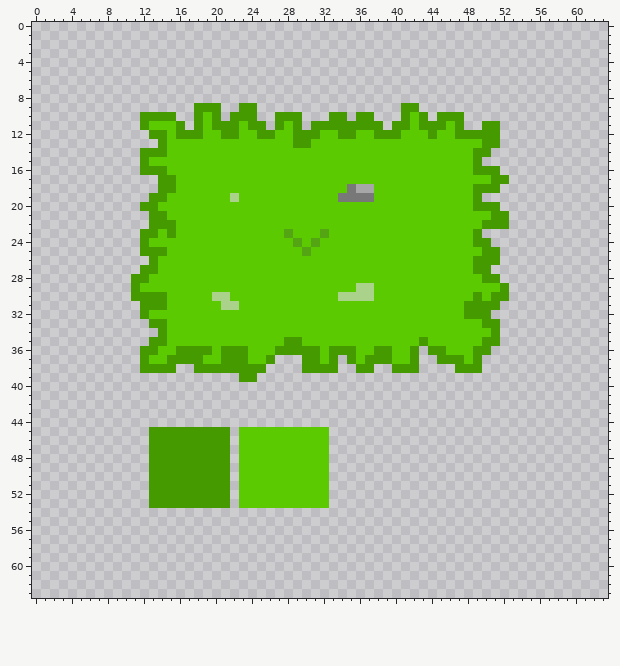
A pixel-art sprite gets an edit: Assets/Sprite_Slice/Tile_Maps/Grass_Terrain.png. Above is the file before it was changed.
The file is 256x256 pixels, drawn in blocks of 4x4; one block is one cell here.
Now the later version:
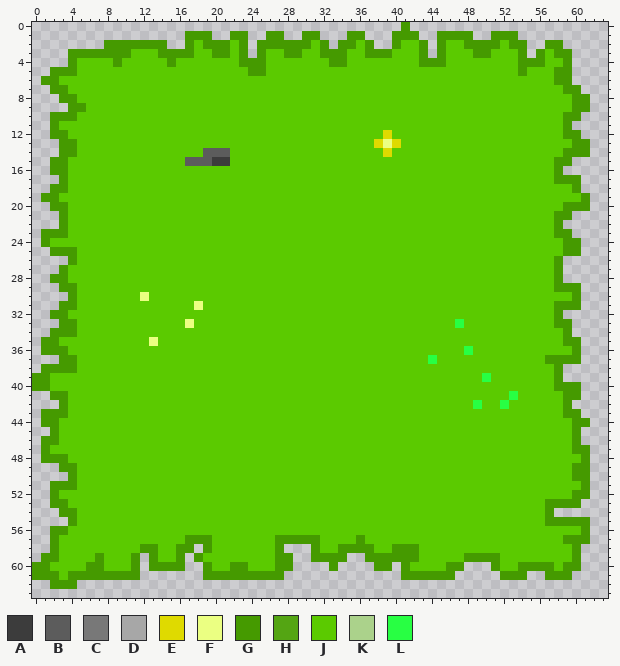
Palette (. is transparent): A #3c3c3c  B #5c5c5c  C #787878  D #a7a7a7  E #dfda00  F #ebff82  G #459a00  H #54a513  J #5bca00  K #abd28b  L #28ff43
Diff:
Changed rows in their new state; - is an unchanged pixel.
first column x 0:
 0 -----------------------------------------G--------------------
 1 -----------------GGG--GG--GG--GG---GG---GGG--GGGG--GGG--------
 2 --------GGGGGGG--GJGGGJG-GGGGGGJG-GGJG--GJJG-GJJGGGGJGG--GG---
 3 ----GGGGGGGJJJGGGGJJGGJG-GJJGGJJGGGJJGGGJJJG-GJJJGGJJJG-GJGG--
 4 ----GJJJJGJJJJJGJJJJJJJGGGJJJJJJJGGJJJJJJJJGGGJJJJJJJJGGGJJG--
 5 --GGGJJJJJJJJJJJJJJJJJJJGGJJJJJJJJJJJJJJJJJJJJJJJJJJJJGJJJGG--
 6 -GGJJJJJJJJJJJJJJJJJJJJJJJJJJJJJJJJJJJJJJJJJJJJJJJJJJJJJJJGG--
 7 --GGJJJJJJJJJJJJJJJJJJJJJJJJJJJJJJJJJJJJJJJJJJJJJJJJJJJJJJJGG-
 8 ---GGJJJJJJJJJJJJJJJJJJJJJJJJJJJJJJJJJJJJJJJJJJJJJJJJJJJJJJJGG
 9 ----GGJJJJJJJJJJJJJJJJJJJJJJJJJJJJJJJJJJJJJJJJJJJJJJJJJJJJJJGG
10 --GGGJJJJJJJJJJJJJJ-JJJJJJJJJJJJJJJJJJJJJJ-JJJJJJJJJJJJJJJJGG-
11 --GJJJJJJJJJJ---JJJ-JJJ-JJJJ-JJJJJJJJJJJJJ-JJJ-JJJJJJJJJJJJG--
12 --GGJJJJJJJJJJJ-JJJ--JJ--JJ--JJJ--JJ--JEJ---J--JJJJJJJJJJJJGG-
13 ---GGJJJJJJJJJJ--------------JJ-------EFE---------JJJJJJJJJJGG
14 ---GGJJJJJJJJJJ----BBB-----------------E---------JJJJJJJJJJGGG
15 --GGJJJJJJJJJ----BBBAA---------------------------JJJJJJJJJGG--
16 --GGJJJJJJJJJJJ----------------------------------JJJJJJJJJG---
17 ---GJJJJJJJJJJJJ-----------------------------------JJJJJJJGGG-
18 --GGJJJJJJJJJJJJ-------------------JJJ-----------JJJJJJJJJJJG-
19 -GGJJJJJJJJJJJJ-------J-----------JJJJ-----------JJJJJJJJJJJJG
20 --GGJJJJJJJJJJ-----------------------------------JJJJJJJJJJGGG
21 ---GJJJJJJJJJJJ------------------------------------JJJJJJJGG--
22 ---GJJJJJJJJJJJJ----------------------------------JJJJJJJJG---
23 -GGGJJJJJJJJJJ-J------------J---J----------------JJJJJJJJJGG--
24 -GJJJJJJJJJJJ----------------J-J-----------------JJJJJJJJJJGG-
25 --GGGJJJJJJJJJJ---------------J-------------------JJJJJJJJJGG-
26 ----GJJJJJJJJJ-----------------------------------JJJJJJJJJG---
27 ---GJJJJJJJJJJ-----------------------------------JJJJJJJJJG---
28 --GGJJJJJJJJJ-------------------------------------JJJJJJJJG---
29 ---GGJJJJJJJ------------------------JJ--------------JJJJJJGGG-
30 ----GJJJJJJJFJJ-----JJ------------JJJJ-----------J-JJJJJJJJJG-
31 ---GGJJJJJJJJJJ---F--JJ-------------------------JJJJJJJJJJGGG-
32 --GGJJJJJJJJJ-----------------------------------JJJJJJJJJJG---
33 ---GGJJJJJJJJJJ--F-----------------------------L--JJJJJJJJGG--
34 --GGGJJJJJJJJJJ------------------------------------JJJJJJJJG--
35 -GGJJJJJJJJJJFJ-------------JJ-------------J------JJJJJJJJJGG-
36 -GGGJJJJJJJJJJ--JJJJ-JJJ---JJJJJ-JJJ--JJ--JJJJ--LJJJJJJJJJJJG-
37 ---GGJJJJJJJJ--JJJJ--JJJ--JJJJJJ-JJJ-JJJ--JJLJJJ-JJJJJJJJGGGG-
38 -GGGGJJJJJJJJJJJJJJJJJJJJJJJJJJJJJJJJJJJJJJJJJJJJJJJJJJJJJG---
39 GGJJJJJJJJJJJJJJJJJJJJJJJJJJJJJJJJJJJJJJJJJJJJJJJJLJJJJJJJG---
40 GGJJJJJJJJJJJJJJJJJJJJJJJJJJJJJJJJJJJJJJJJJJJJJJJJJJJJJJJJGGG-
41 --GGJJJJJJJJJJJJJJJJJJJJJJJJJJJJJJJJJJJJJJJJJJJJJJJJJLJJJJJGG-
42 ---GJJJJJJJJJJJJJJJJJJJJJJJJJJJJJJJJJJJJJJJJJJJJJLJJLJJJJJJG--
43 -GGGJJJJJJJJJJJJJJJJJJJJJJJJJJJJJJJJJJJJJJJJJJJJJJJJJJJJJJJGG-
44 -GGJJJJJJJJJJJJJJJJJJJJJJJJJJJJJJJJJJJJJJJJJJJJJJJJJJJJJJJJJGG
45 --GJJJJJJJJJJJJJJJJJJJJ----------JJJJJJJJJJJJJJJJJJJJJJJJJJJG-
46 -GGJJJJJJJJJJJJJJJJJJJJ----------JJJJJJJJJJJJJJJJJJJJJJJJJJJG-
47 -GJJJJJJJJJJJJJJJJJJJJJ----------JJJJJJJJJJJJJJJJJJJJJJJJJJJGG
48 -GGGJJJJJJJJJJJJJJJJJJJ----------JJJJJJJJJJJJJJJJJJJJJJJJJJJJG
49 ---GGJJJJJJJJJJJJJJJJJJ----------JJJJJJJJJJJJJJJJJJJJJJJJJJJGG
50 ----GJJJJJJJJJJJJJJJJJJ----------JJJJJJJJJJJJJJJJJJJJJJJJJJJGG
51 --GGGJJJJJJJJJJJJJJJJJJ----------JJJJJJJJJJJJJJJJJJJJJJJJJJJJG
52 --GJJJJJJJJJJJJJJJJJJJJ----------JJJJJJJJJJJJJJJJJJJJJJJJJJJGG
53 --GGJJJJJJJJJJJJJJJJJJJ----------JJJJJJJJJJJJJJJJJJJJJJJJGGGG-
54 ---GGJJJJJJJJJJJJJJJJJJJJJJJJJJJJJJJJJJJJJJJJJJJJJJJJJJJJG----
55 ----GJJJJJJJJJJJJJJJJJJJJJJJJJJJJJJJJJJJJJJJJJJJJJJJJJJJJGGGGG
56 --GGJJJJJJJJJJJJJJJJJJJJJJJJJJJJJJJJJJJJJJJJJJJJJJJJJJJJJJJJJG
57 --GJJJJJJJJJJJJJJGGGJJJJJJJGGGGGJJJJGJJJJJJJJJJJJJJJJJJJJJJGGG
58 --GJJJJJJJJJGGJJGG-GJJJJJJJG---GJJGGGGJJGGGJJJJJJJJJJJJJJJJJG-
59 -GGJJJJGJJJG-GJJG-GJJJJJJJJGG--GGGG--GGGGGGJJJJJGGGGJJJJJJJJG-
60 GGJJJJGGJJJG-GGGG--GJJGGJJJGG----G----GG-GJJJJGG---GJJGGGGJGG-
61 GGGJGGGGGGGG-------GGGGGGGGG-------------GGGGGG-----GGG--GGG--
62 --GGG---------------------------------------------------------
Where, in picture pixels (left, top, right, bottom), the same in both pictures:
changed: (32, 22, 590, 589)
